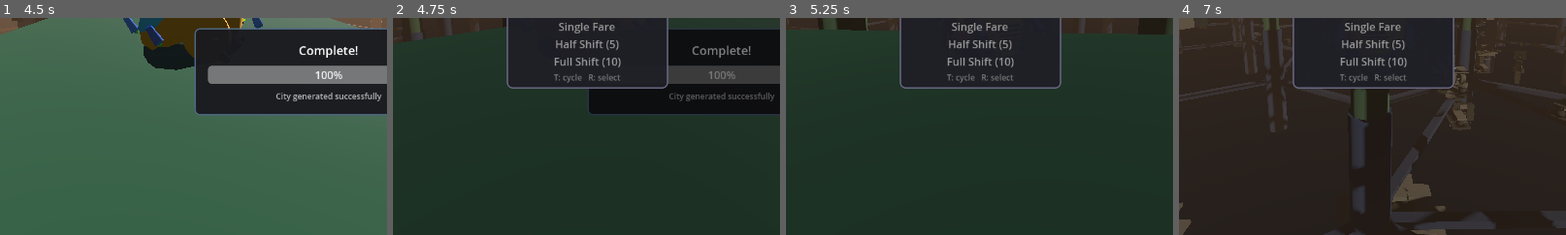
Above: before the commit, frames 1-4 (left to right).
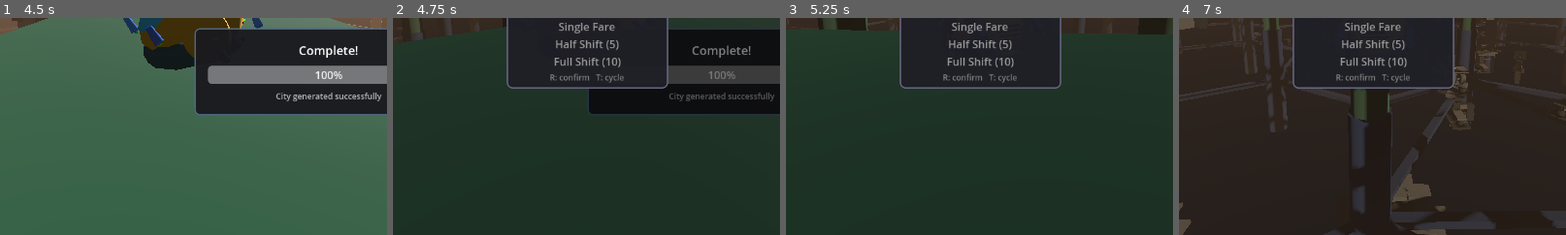
Above: after the commit, the same moments.

Repository: TaxiService/fcar
Game: Godot game, scene res://city/city_test.tscn
Two runs of this game, one before a commit and one after it. Both use one fixed random seed, a clock stepped at 60 frames per second and the inputs below.
Inputs (mouse positions are % of the whole screen's width and height, from its top left):
- Up to frame 1 (4.5 s): tap Enter at 0.5 s; move the mouse to (55, 50) at 0.52 s; hold W (forward) from 0.53 s (still down); tap R (confirm) at 0.6, 1.55, 2.1, 3.05, 3.8 s; click (55, 50) at 0.67 s; tap Space (jump) at 0.77, 1.52, 3.02, 3.77 s; move the mouse to (45, 50) at 1.27 s; tap Shift (boost) at 1.35 s; move the mouse to (52, 48) at 2.02 s; move the mouse to (49, 52) at 2.77 s; tap C (crouch) at 2.85 s; click (49, 52) at 2.92 s; move the mouse to (57, 51) at 3.52 s; tap V (toggle_auto_hover) at 3.6 s; move the mouse to (42, 49) at 4.27 s; tap F (toggle_control_lock) at 4.35 s
- Up to frame 2 (4.75 s): keep holding W (forward); tap Space (jump) at 4.52 s; tap R (confirm) at 4.55 s
- Up to frame 3 (5.25 s): move the mouse to (55, 50) at 5.02 s; release W (forward) at 5.03 s; hold S (backward) from 5.03 s (still down); hold Ctrl from 5.03 s (still down); click (55, 50) at 5.17 s
- Up to frame 4 (7 s): tap R (confirm) at 5.3, 6.8 s; release S (backward) at 5.75 s; release Ctrl at 5.75 s; drag from (35, 25) to (30, 55) at 5.77 s; move the mouse to (72, 45) at 6.52 s; hold W (forward) from 6.53 s (still down); tap M at 6.6 s; tap Space (jump) at 6.77 s
The pictures show only the part of the screen within x 25-75%, y 48-98%; the shares and areas given below are measured in that part.

Frame 1 is identical in both runs. In frame 2, 0.3% of the frame differs, in the area x 40-60%, y 25-30%; in frame 3, 0.3%; in frame 4, 0.3%.

Commit message:
reworded controls hint

Diff:
--- a/ui/ShiftSelector.gd
+++ b/ui/ShiftSelector.gd
@@ -81,7 +81,7 @@
 	# Instructions
 	var hint_label = Label.new()
 	hint_label.name = "Hint"
-	hint_label.text = "T: cycle   R: select"
+	hint_label.text = "R: confirm   T: cycle"
 	hint_label.add_theme_font_size_override("font_size", 12)
 	hint_label.add_theme_color_override("font_color", Color(0.5, 0.5, 0.5))
 	hint_label.horizontal_alignment = HORIZONTAL_ALIGNMENT_CENTER
